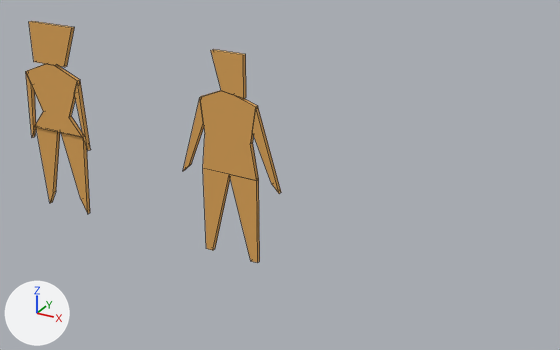
Renders of the Blender file Wild Tales/Assets/Game Models/Game Models.blend from each side of a commit.
Both versions are drawn from a camera (50 mm lens) standing at (2.25, -2.84, 1.32) and looking at (0.65, 0.06, -0.13). Lighting does not change. The marker at lower left points along +X, +Y and +Z. Mesh edges are drawn as thin lines.

The first picture shows 'Female Head', 'Female Left Hand', 'Female Left Leg', 'Female Right Hand', 'Female Right Leg', 'Female Torso', 'Male Head', 'Male Left Hand', 'Male Left Leg', 'Male Right Hand', 'Male Right Leg', 'Male Torso'.
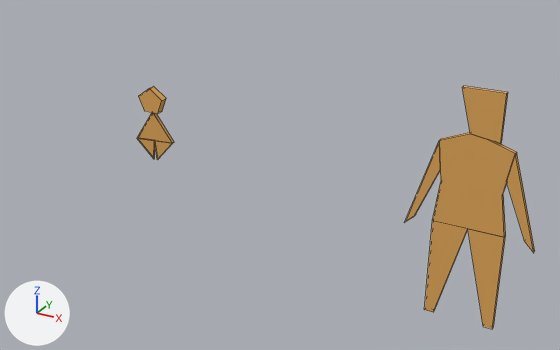
Pixel boxes (x1, y1, x2, y2) of what changed, in the pictures (560 x 350 px):
'Male Torso', moved
    before: (200, 90, 259, 181)
    after: (432, 132, 516, 237)
'Male Left Leg', moved
    before: (229, 175, 260, 263)
    after: (468, 229, 506, 329)
'Male Right Leg', moved
    before: (203, 169, 230, 250)
    after: (425, 221, 468, 312)
'Male Head', moved
    before: (211, 49, 246, 99)
    after: (462, 86, 508, 144)
'Female Torso', deleted
    before: (26, 64, 83, 137)
'Male Left Hand', moved
    before: (252, 106, 281, 193)
    after: (506, 152, 535, 253)
'Female Head', deleted
    before: (29, 21, 75, 67)
'Male Right Hand', moved
    before: (183, 98, 204, 171)
    after: (405, 142, 440, 222)
'Female Left Leg', deleted
    before: (61, 133, 90, 214)
'Female Right Leg', deleted
    before: (36, 127, 60, 203)
'Circle.001', added
    after: (137, 113, 174, 143)
'Circle', added
    after: (138, 86, 166, 114)
'Female Left Hand', deleted
    before: (74, 80, 91, 151)
'Female Right Hand', deleted
    before: (26, 73, 36, 138)
'Circle.002', added
    after: (137, 138, 155, 159)
'Circle.003', added
    after: (154, 141, 173, 160)

Patch to the scene script:
```diff
--- a/Wild Tales/Assets/Game Models/Game Models.blend.py
+++ b/Wild Tales/Assets/Game Models/Game Models.blend.py
@@ me_circle_005 @@
+me_circle_005.from_pydata([(0.139, 1.386, 0.0), (0.0, 0.0, 0.0), (1.386, 0.0, 0.0)], [], [(1, 2, 0)])
+me_circle_005.materials.append(mat_orange)  # orange #e1a95f
@@ me_circle_004 @@
+me_circle_004.from_pydata([(0.139, 1.386, 0.0), (0.0, 0.0, 0.0), (1.386, 0.0, 0.0)], [], [(1, 2, 0)])
+me_circle_004.materials.append(mat_orange)  # orange #e1a95f
@@ me_circle_003 @@
+me_circle_003.from_pydata([(0.0, 0.0, 0.0), (-0.498, -0.746, 0.0), (0.498, -0.746, 0.0)], [], [(1, 2, 0)])
+me_circle_003.materials.append(mat_orange)  # orange #e1a95f
@@ me_circle_002 @@
+me_circle_002.from_pydata([(0.0, 0.0, 0.0), (-0.99, -0.71, 0.0), (-0.57, -1.7, 0.0), (0.57, -1.7, 0.0), (0.99, -0.71, 0.0)], [], [(1, 2, 3, 4, 0)])
+me_circle_002.materials.append(mat_orange)  # orange #e1a95f
@@ ob_female_head @@
-ob_female_head = bpy.data.objects.new('Female Head', me_plane_011)
@@ ob_female_right_hand @@
-ob_female_right_hand = bpy.data.objects.new('Female Right Hand', me_plane_009)
@@ ob_female_right_leg @@
-ob_female_right_leg = bpy.data.objects.new('Female Right Leg', me_plane_007)
@@ ob_female_torso @@
-ob_female_torso = bpy.data.objects.new('Female Torso', me_plane_005)
@@ ob_female_left_leg @@
-ob_female_left_leg = bpy.data.objects.new('Female Left Leg', me_plane_020)
@@ ob_female_left_hand @@
-ob_female_left_hand = bpy.data.objects.new('Female Left Hand', me_plane_021)
@@ ob_male_head @@
 ob_male_head = bpy.data.objects.new('Male Head', me_plane_002)
-ob_male_head.location = (0.5, 0.0, 0.43)
+ob_male_head.location = (1.65, 0.0, 0.43)
 ob_male_head.rotation_euler = (1.571, -1.572, 0.000111)  # degrees (90, -90, 0)
@@ ob_male_right_leg @@
 ob_male_right_leg = bpy.data.objects.new('Male Right Leg', me_plane_004)
-ob_male_right_leg.location = (0.26, 0.0, -0.6)
+ob_male_right_leg.location = (1.41, 0.0, -0.6)
 ob_male_right_leg.rotation_euler = (1.571, -1.572, 0.000111)  # degrees (90, -90, 0)
@@ ob_male_right_hand @@
 ob_male_right_hand = bpy.data.objects.new('Male Right Hand', me_plane_008)
-ob_male_right_hand.location = (0.26, 0.0, 0.2)
+ob_male_right_hand.location = (1.41, 0.0, 0.2)
 ob_male_right_hand.rotation_euler = (1.571, -1.572, 0.000111)  # degrees (90, -90, 0)
@@ ob_male_torso @@
 ob_male_torso = bpy.data.objects.new('Male Torso', me_plane_012)
-ob_male_torso.location = (0.56, 0.0, 0.2)
+ob_male_torso.location = (1.71, 0.0, 0.2)
 ob_male_torso.rotation_euler = (1.571, -1.572, 0.000111)  # degrees (90, -90, 0)
@@ ob_male_left_leg @@
 ob_male_left_leg = bpy.data.objects.new('Male Left Leg', me_plane_022)
-ob_male_left_leg.location = (0.56, 0.0, -0.6)
+ob_male_left_leg.location = (1.71, 0.0, -0.6)
 ob_male_left_leg.rotation_euler = (1.571, -1.572, 0.000111)  # degrees (90, -90, 0)
@@ ob_male_left_hand @@
 ob_male_left_hand = bpy.data.objects.new('Male Left Hand', me_plane_023)
-ob_male_left_hand.location = (0.56, 0.0, 0.2)
+ob_male_left_hand.location = (1.71, 0.0, 0.2)
 ob_male_left_hand.rotation_euler = (1.571, -1.572, 0.000111)  # degrees (90, -90, 0)
@@ ob_circle_003 @@
+ob_circle_003 = bpy.data.objects.new('Circle.003', me_circle_005)  # modifiers SOLIDIFY
+ob_circle_003.location = (0.0, -0.03, -0.055)
+ob_circle_003.rotation_euler = (1.571, 3.142, 0.131)  # degrees (90, 180, 7.5)
+ob_circle_003.scale = (-0.0722, 0.0722, 0.0722)
@@ ob_circle_002 @@
+ob_circle_002 = bpy.data.objects.new('Circle.002', me_circle_004)  # modifiers SOLIDIFY
+ob_circle_002.location = (0.0, -0.03, -0.055)
+ob_circle_002.rotation_euler = (1.571, 3.142, 0.131)  # degrees (90, 180, 7.5)
+ob_circle_002.scale = (0.0722, 0.0722, 0.0722)
@@ ob_circle_001 @@
+ob_circle_001 = bpy.data.objects.new('Circle.001', me_circle_003)  # modifiers SOLIDIFY
+ob_circle_001.location = (0.0, -0.03, 0.095)
+ob_circle_001.rotation_euler = (1.571, 0.0, 0.131)  # degrees (90, 0, 7.5)
+ob_circle_001.scale = (0.201, 0.201, 0.201)
@@ ob_circle @@
+ob_circle = bpy.data.objects.new('Circle', me_circle_002)  # modifiers SOLIDIFY
+ob_circle.location = (0.0, -0.04, 0.215)
+ob_circle.rotation_euler = (1.571, 0.0, 0.0)  # degrees (90, 0, 0)
+ob_circle.scale = (0.0705, 0.0705, 0.0705)
```
